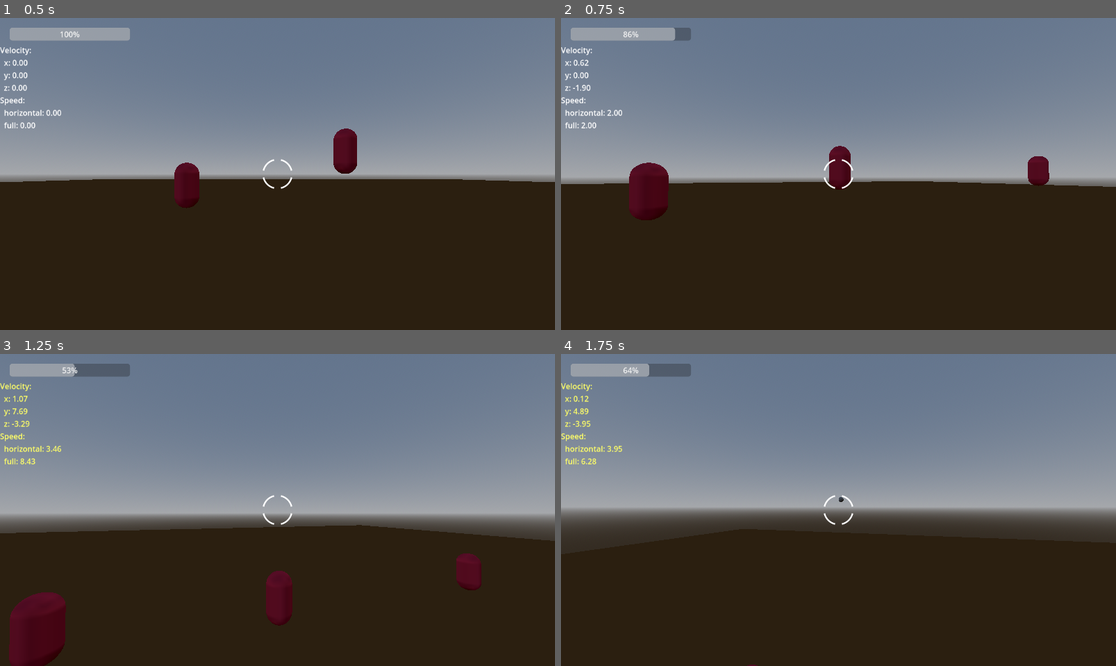
Above: before the commit, frames 1-4 (two rows, left to right).
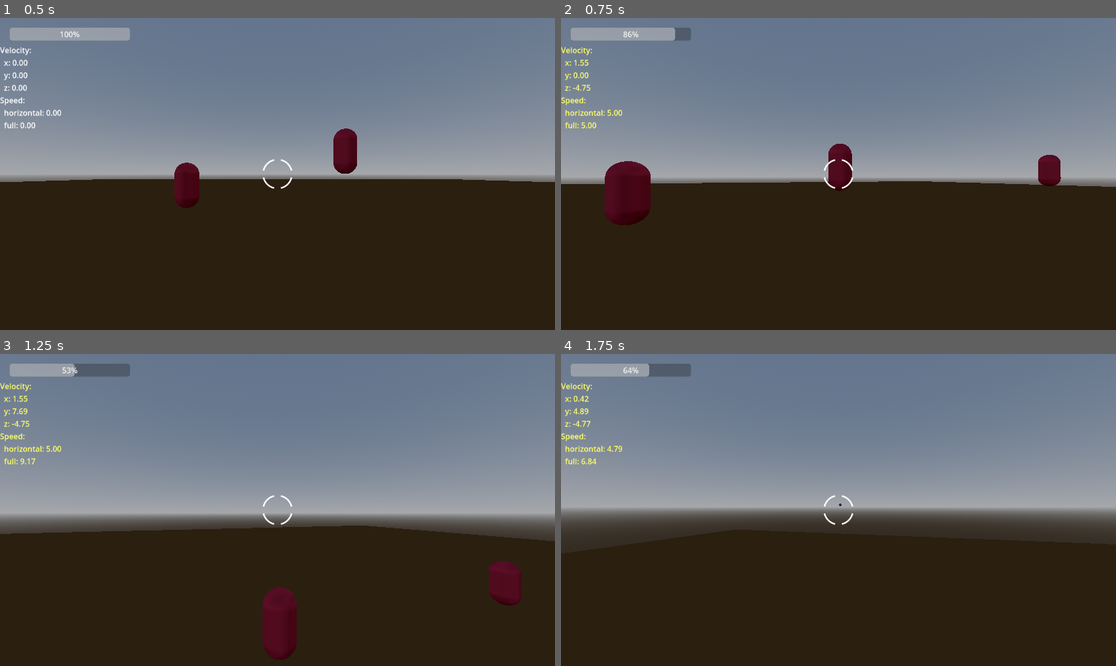
Above: after the commit, the same moments.

Repository: M4tt-/arena-fps
Game: Godot game, scene res://scenes/main/main.tscn
The game is run twice, just before and just after one commit, with the same random seed, the same clock (stepped at 60 frames per second) and the same inputs.
Inputs (mouse positions are in pixels of both pictures, inside the frame that each line leads up to):
- Up to frame 1 (0.5 s): no input
- Up to frame 2 (0.75 s): tap Enter at 0.5 s; move the mouse to (866, 174) at 0.52 s; hold W (move_forward) from 0.53 s (still down); hold Right mouse button (jetpack) from 0.53 s (still down)
- Up to frame 3 (1.25 s): keep holding W (move_forward); keep holding Right mouse button (jetpack); tap Space (jump) at 0.77 s
- Up to frame 4 (1.75 s): keep holding W (move_forward); move the mouse to (810, 510) at 1.27 s; release Right mouse button (jetpack) at 1.28 s; click (810, 510) at 1.35 s; tap Space (jump) at 1.52 s; right-click (810, 510) at 1.55 s

Frame 1 is identical in both runs. In frame 2, 2.3% of the frame differs, in the area x 0-98%, y 9-67%; in frame 3, 4.5%, in the area x 0-100%, y 13-100%; in frame 4, 0.1%.

Commit message:
Added momentum transfer to enemies via projectiles.

Diff:
--- a/resources/projectiles/SlowBullet.tres
+++ b/resources/projectiles/SlowBullet.tres
@@ -1,7 +1,9 @@
 [gd_resource type="Resource" script_class="ProjectileData" load_steps=2 format=3 uid="uid://cmwpe8spaiqbc"]
 
-[ext_resource type="Script" uid="uid://dmudksiw62osk" path="res://resources/projectiles/projectile_data.gd" id="1_7nha8"]
+[ext_resource type="Script" uid="uid://dmudksiw62osk" path="res://resources/projectiles/projectile_data.gd" id="1_i5k60"]
 
 [resource]
-script = ExtResource("1_7nha8")
+script = ExtResource("1_i5k60")
+speed = 50.0
+life_time = 2.9699999999999998
 metadata/_custom_type_script = "uid://dmudksiw62osk"
--- a/resources/projectiles/projectile_data.gd
+++ b/resources/projectiles/projectile_data.gd
@@ -1,6 +1,7 @@
 extends Resource
 class_name ProjectileData
 
+@export var mass: float = 10.0
 @export var speed: float = 25.0
 @export var radius: float = 0.12
 @export var life_time: float = 3.0
--- a/scripts/actors/enemies/enemy.gd
+++ b/scripts/actors/enemies/enemy.gd
@@ -4,6 +4,7 @@
 enum Behavior { STATIC, HOVER, HOVER_STRAFE }
 
 @export var behavior: Behavior = Behavior.STATIC
+@export var mass: float = 100
 
 @export_group("Hover (Jetpack)")
 @export var hover_amplitude: float = 2.0      # meters up/down
@@ -14,9 +15,14 @@
 @export var strafe_period: float = 3.0        # seconds for left->right->left
 
 @export_group("Movement")
-@export var gravity_scale: float = 0.0        # 0 for “jetpack floats”; >0 for falling feel
+@export var gravity_scale: float = 1.0        # 0 for “jetpack floats”; >0 for falling feel
 @export var ground_friction: float = 20.0     # only relevant if you enable gravity and touch ground
 
+@export_group("Impact Response")
+@export var impact_drag: float = 6.0       # higher = knockback dies faster
+@export var max_impact_speed: float = 25.0     # clamp so it never gets silly
+
+var external_velocity: Vector3 = Vector3.ZERO
 var _t: float = 0.0
 var _start_pos: Vector3
 
@@ -33,20 +39,19 @@
 	match behavior:
 		Behavior.STATIC:
 			# Stand still (but still collides)
-			velocity.x = move_toward(velocity.x, 0.0, ground_friction * delta)
-			velocity.z = move_toward(velocity.z, 0.0, ground_friction * delta)
+			pass
 
 		Behavior.HOVER:
 			_apply_hover_only(delta)
-			# Damp the other directions
-			velocity.x = move_toward(velocity.x, 0.0, ground_friction * delta)
-			velocity.z = move_toward(velocity.z, 0.0, ground_friction * delta)
 
 		Behavior.HOVER_STRAFE:
 			_apply_hover_and_strafe(delta)
-			# Damp the other directions
-			velocity.z = move_toward(velocity.z, 0.0, 5 * ground_friction * delta)
+
+	# Include velocity from collisions
+	external_velocity *= exp(-impact_drag * delta)
+	velocity += external_velocity
 	move_and_slide()
+	velocity -= external_velocity
 
 func _apply_hover_only(delta: float) -> void:
 	# Vertical sinusoid around the start position.
@@ -69,3 +74,8 @@
 	var target_x := _start_pos.x + offset_x
 	var x_error := target_x - global_position.x
 	velocity.x = x_error / max(delta, 0.001)
+
+func apply_external_impulse(delta_v: Vector3) -> void:
+	# delta_v is change in velocity, not force
+	external_velocity += delta_v
+	external_velocity = external_velocity.limit_length(max_impact_speed)
--- a/scripts/actors/player/player_controller.gd
+++ b/scripts/actors/player/player_controller.gd
@@ -1,8 +1,8 @@
 class_name PlayerController extends CharacterBody3D
 
 @export_group("Movement")
-@export var acceleration : float = 10.0
-@export var deceleration : float = 20.0
+@export var acceleration : float = 100.0
+@export var deceleration : float = 120.0
 @export var move_speed : float = 5.0
 @export var jump_velocity : float = 4.0
 @export var air_control := 0.5
--- a/scripts/actors/projectiles/projectile.gd
+++ b/scripts/actors/projectiles/projectile.gd
@@ -2,11 +2,11 @@
 class_name Projectile
 
 @export var data: ProjectileData
+@export var impart_scale: float = 1.0
+@export var _time_alive: float = 0.0
 
 @onready var _collision: CollisionShape3D = $CollisionShape3D
 @onready var _mesh: MeshInstance3D = $MeshInstance3D  # optional
-
-var _time_alive: float = 0.0
 
 func initialize(origin: Vector3, direction: Vector3, shooter_velocity: Vector3) -> void:
 	if data == null:
@@ -48,4 +48,16 @@
 	if collision:
 		# Later: damage/explosion/impact effects
 		print("HIT: ", collision.get_collider(), " at ", collision.get_position(), " normal ", collision.get_normal())
+
+		# Impart momentum
+		var collider := collision.get_collider()
+		if collider and collider.has_method("apply_external_impulse"):
+
+			# Projectile momentum p = m * v
+			var p : Vector3 = data.mass * velocity
+
+			# Transfer momentum to target as a delta-v: Δv = p / m_target
+			var dv_target : Vector3 = (p / max(collider.mass, 0.001)) * impart_scale
+			collider.apply_external_impulse(dv_target)
+
 		queue_free()
